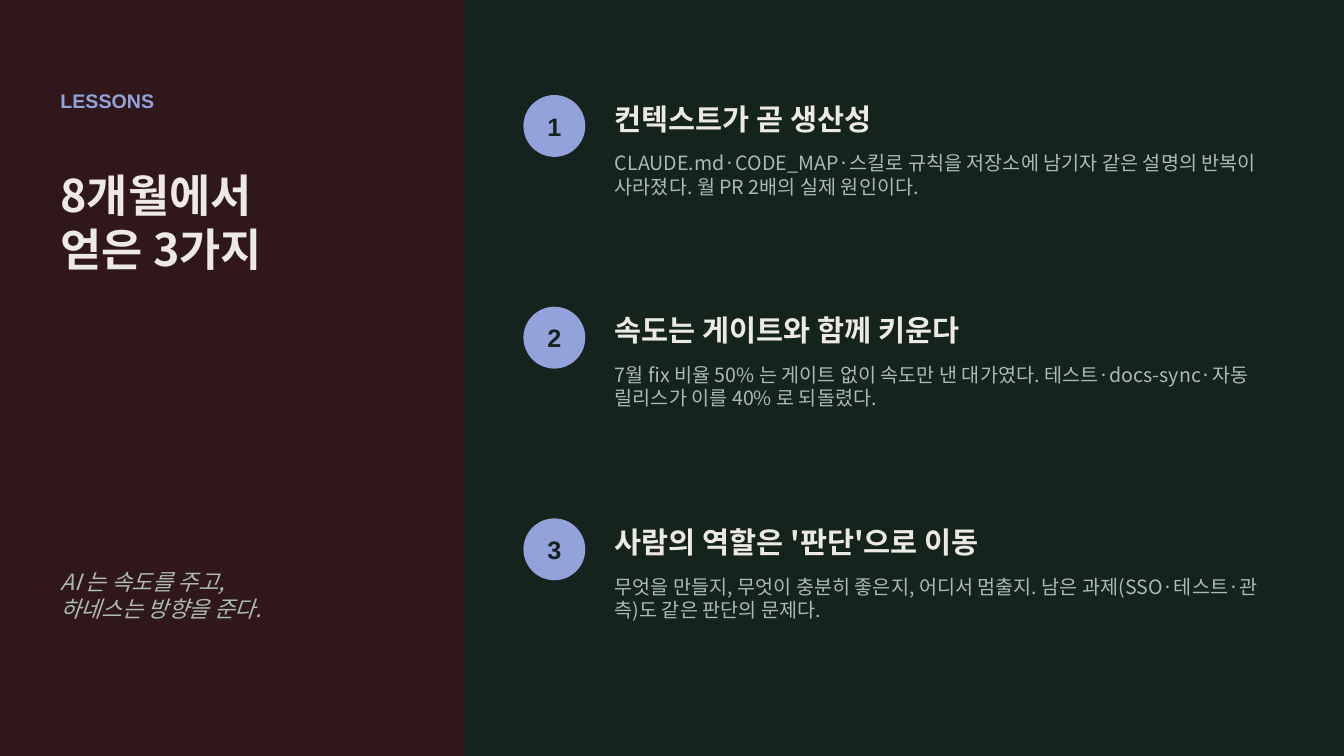
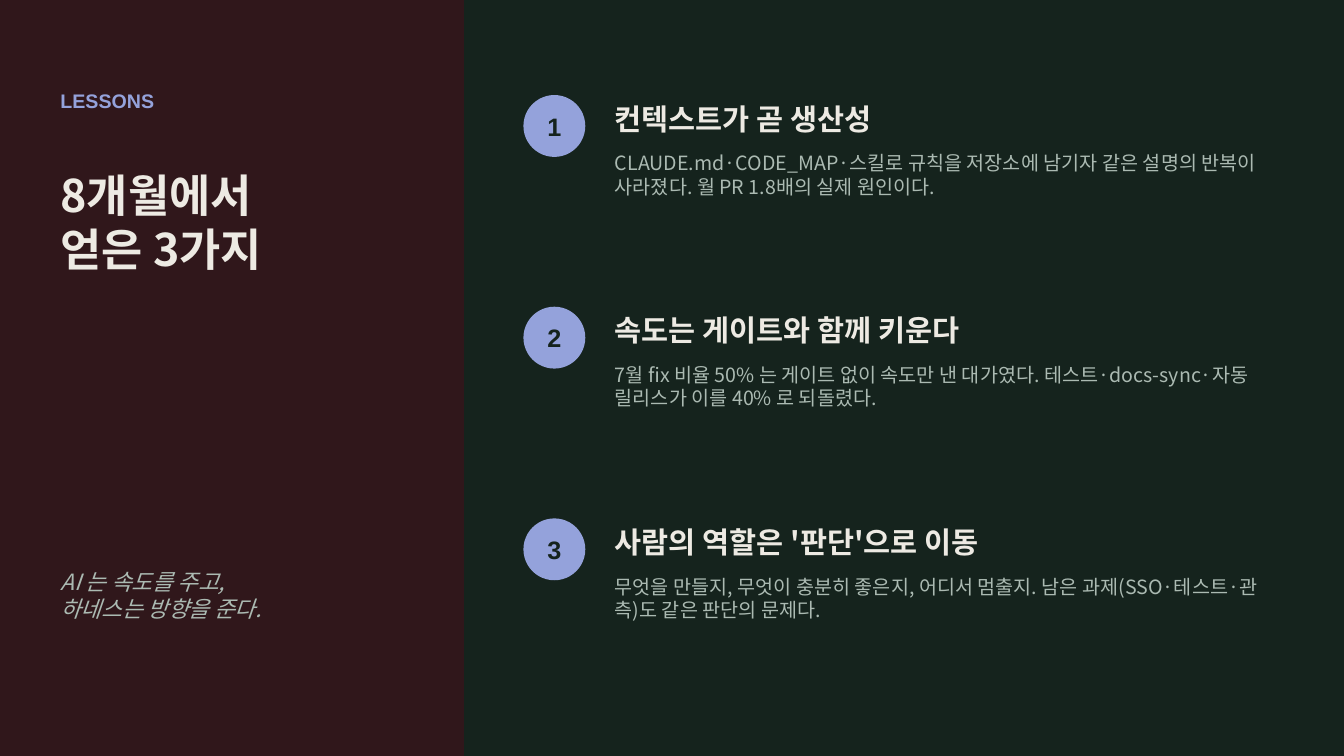
Before and after one commit to riverjin839/devops_management, a slide deck: slide 13 of docs/reports/2026-10_PEP_AI개발_리포트.pptx (slide 12 before the commit). Drawn at 1344x756 pixels with LibreOffice and Linux fonts; fonts in the diff are those of the drawing. Boxes give left, top, right and bottom in pixels: in the first picture for what was removed or moved away, otherwise in the second. Text is boxed around its words. In the diff, an @@ line names an element or a change of style, - is before the commit and + after.

```diff
--- a/docs/reports/2026-10_PEP_AI개발_리포트.pptx
+++ b/docs/reports/2026-10_PEP_AI개발_리포트.pptx
@@ text at (615,153,1256,196): text changed @@
-CLAUDE.md·CODE_MAP·스킬로 규칙을 저장소에 남기자 같은 설명의 반복이 사라졌다. 월 PR 2배의 실제 원인이다.
+CLAUDE.md·CODE_MAP·스킬로 규칙을 저장소에 남기자 같은 설명의 반복이 사라졌다. 월 PR 1.8배의 실제 원인이다.
```
Also in this commit, not shown: 9 other slides changed, 1 slide added, 1 other file.
